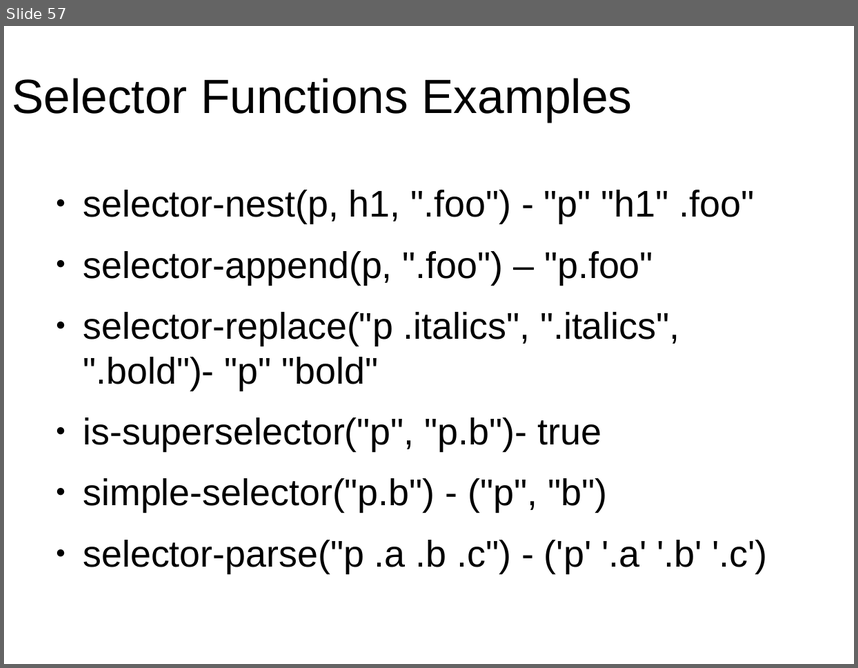
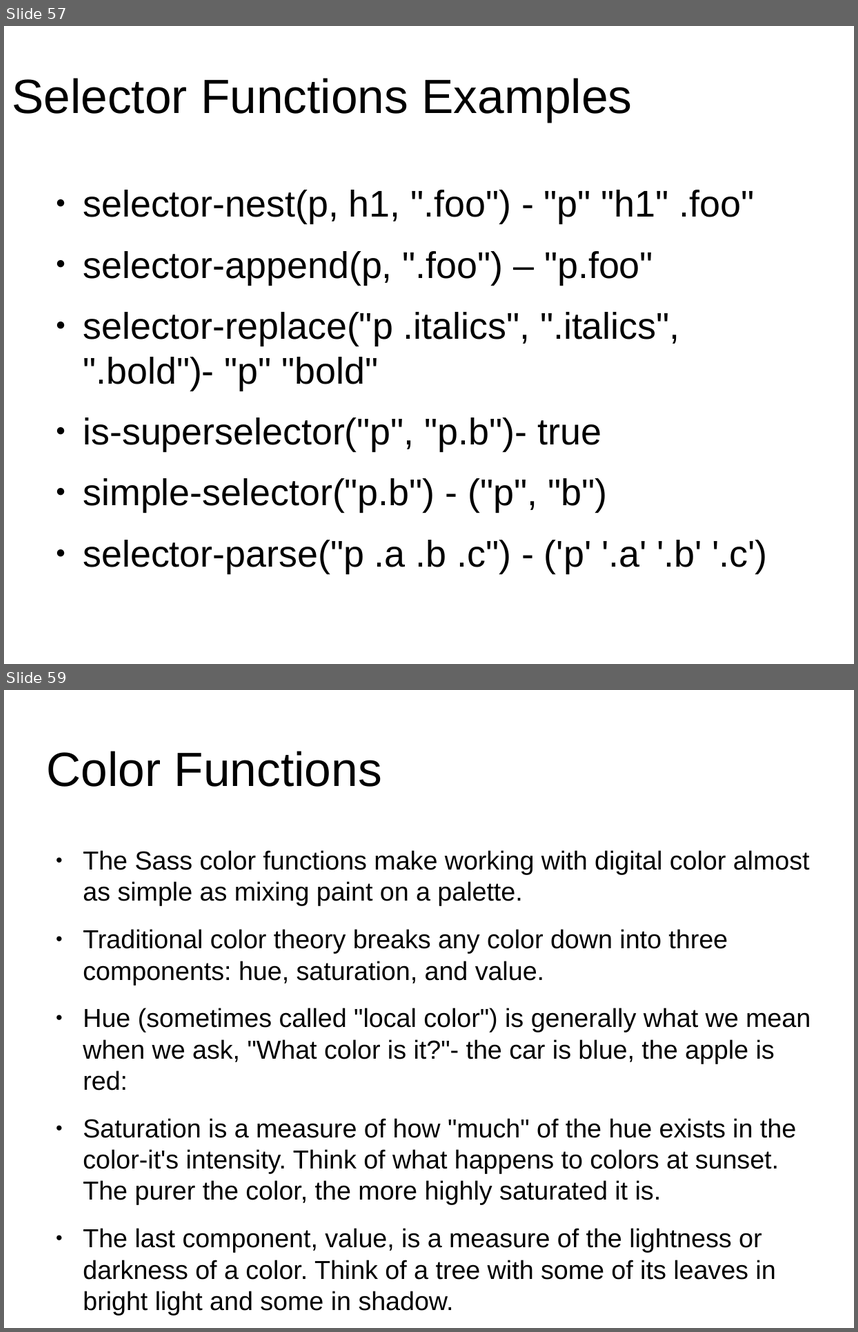
Before and after one commit to anumsh/SASS-Basics, a slide deck: SASS_basics.odp. Shown one above the other, each under a label of ours: slide 57 before the commit, slides 57 and 59 after it; the slides between them are not shown. The pictures are 858x668 and 858x1332 pixels, drawn with LibreOffice and Linux fonts; fonts in the diff are those of the drawing; background and template pictures are left out. Boxes give left, top, right and bottom in pixels: in the first picture for what was removed or moved away, otherwise in the second. Text is boxed around its words. In the diff, an @@ line names an element or a change of style, - is before the commit and + after.

Commit message:
feat: Introspection function and Color Function in SASS

```diff
--- a/SASS_basics.odp
+++ b/SASS_basics.odp
@@ slide 59 added at (4, 690, 854, 1328), background #FFFFFF @@
@@ title added at (47, 751, 382, 787), 44.8 pt, text #000000 @@
+Color Functions
@@ text added at (83, 850, 811, 1314), 24.3 pt, text #000000 @@
+● The Sass color functions make working with digital color almost as simple as mixing paint on a palette.
+● Traditional color theory breaks any color down into three components: hue, saturation, and value.
+● Hue (sometimes called "local color") is generally what we mean when we ask, "What color is it?"- the car is blue, the apple is red:
+● Saturation is a measure of how "much" of the hue exists in the color-it's intensity. Think of what happens to colors at sunset. The purer the color, the more highly saturated it is.
+● The last component, value, is a measure of the lightness or darkness of a color. Think of a tree with some of its leaves in bright light and some in shadow.
```
Also in this commit, not shown: 3 other slides added.
